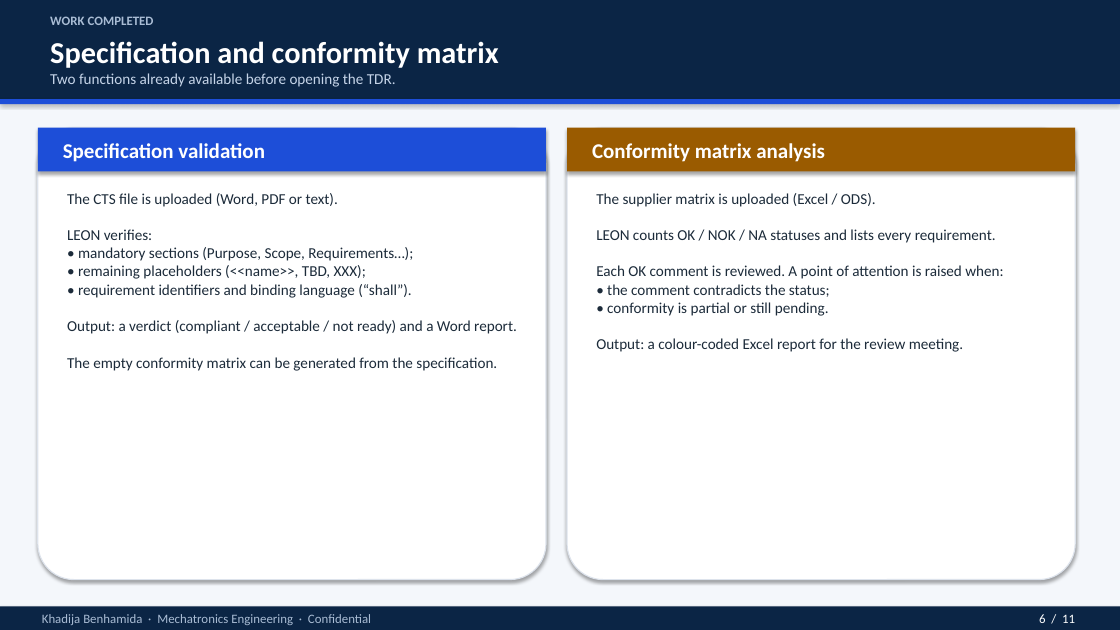
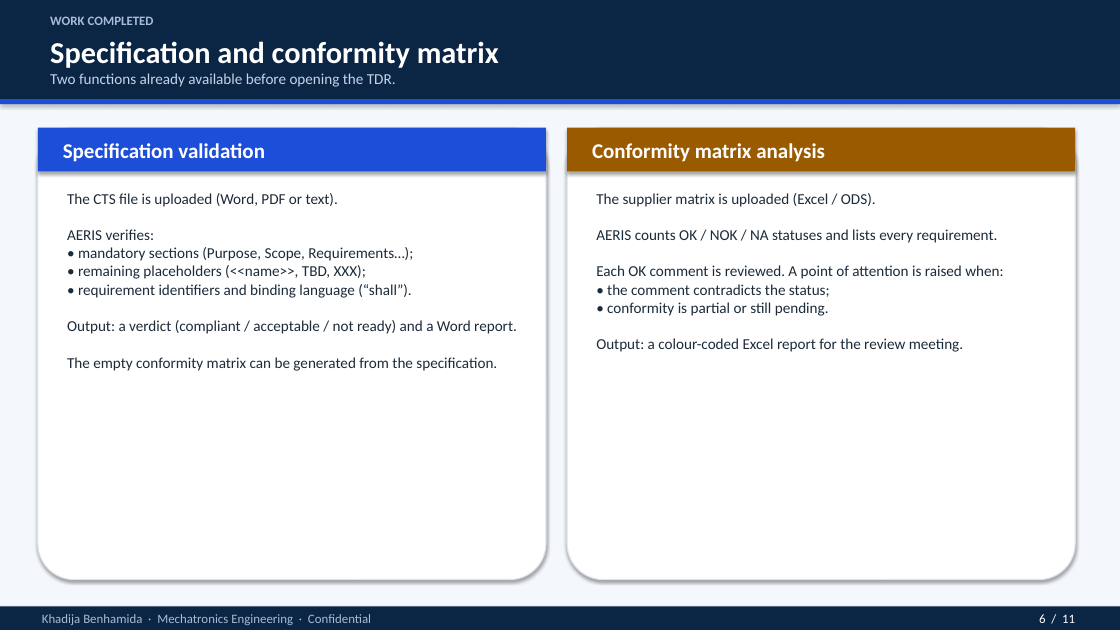
Before and after one commit to Rihabbbbbbbbb/leon_spec, a slide deck: slide 6 of docs/LEON_intro_for_non_specialists.pptx. Drawn at 1120x630 pixels with LibreOffice and Linux fonts; fonts in the diff are those of the drawing. Boxes give left, top, right and bottom in pixels: in the first picture for what was removed or moved away, otherwise in the second. Text is boxed around its words. In the diff, an @@ line names an element or a change of style, - is before the commit and + after.

```diff
--- a/docs/LEON_intro_for_non_specialists.pptx
+++ b/docs/LEON_intro_for_non_specialists.pptx
@@ text at (67,193,517,371): text changed @@
-The CTS file is uploaded (Word, PDF or text).
-LEON verifies:
-• mandatory sections (Purpose, Scope, Requirements…);
-• remaining placeholders (<<name>>, TBD, XXX);
-• requirement identifiers and binding language (“shall”).
-Output: a verdict (compliant / acceptable / not ready) and a Word report.
-The empty conformity matrix can be generated from the specification.
+The CTS file is uploaded (Word, PDF or text).
+AERIS verifies:
+• mandatory sections (Purpose, Scope, Requirements…);
+• remaining placeholders (<<name>>, TBD, XXX);
+• requirement identifiers and binding language (“shall”).
+Output: a verdict (compliant / acceptable / not ready) and a Word report.
+The empty conformity matrix can be generated from the specification.
@@ text at (596,193,1003,352): text changed @@
-The supplier matrix is uploaded (Excel / ODS).
-LEON counts OK / NOK / NA statuses and lists every requirement.
-Each OK comment is reviewed. A point of attention is raised when:
-• the comment contradicts the status;
-• conformity is partial or still pending.
-Output: a colour-coded Excel report for the review meeting.
+The supplier matrix is uploaded (Excel / ODS).
+AERIS counts OK / NOK / NA statuses and lists every requirement.
+Each OK comment is reviewed. A point of attention is raised when:
+• the comment contradicts the status;
+• conformity is partial or still pending.
+Output: a colour-coded Excel report for the review meeting.
```
Also in this commit, not shown: 8 other slides changed, 1 other file.
